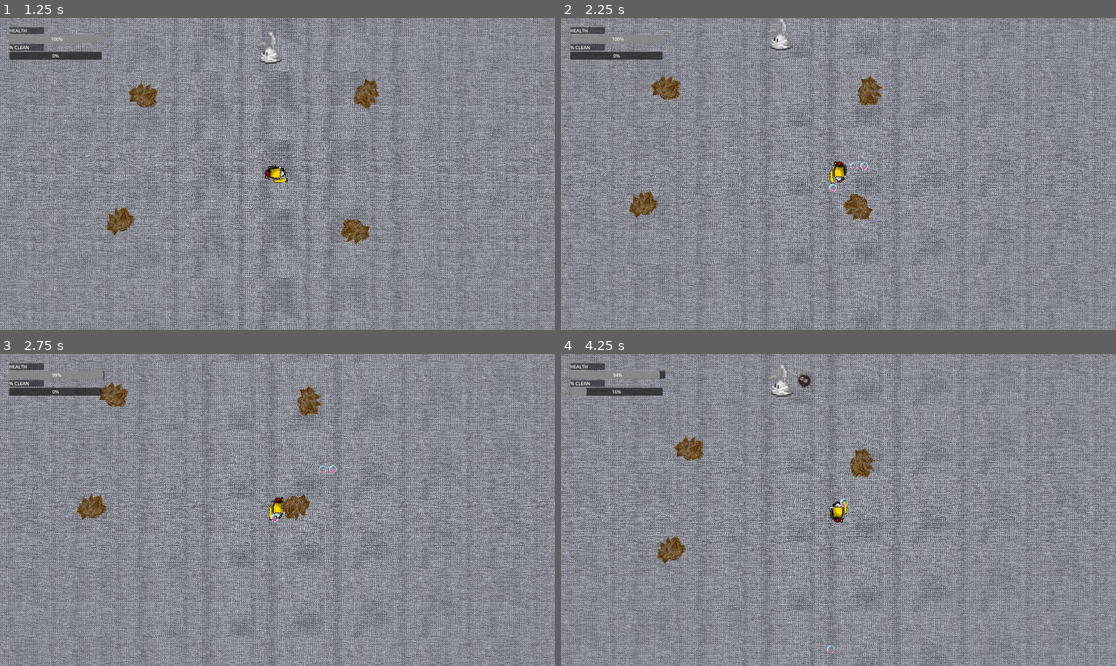
Above: before the commit, frames 1-4 (two rows, left to right).
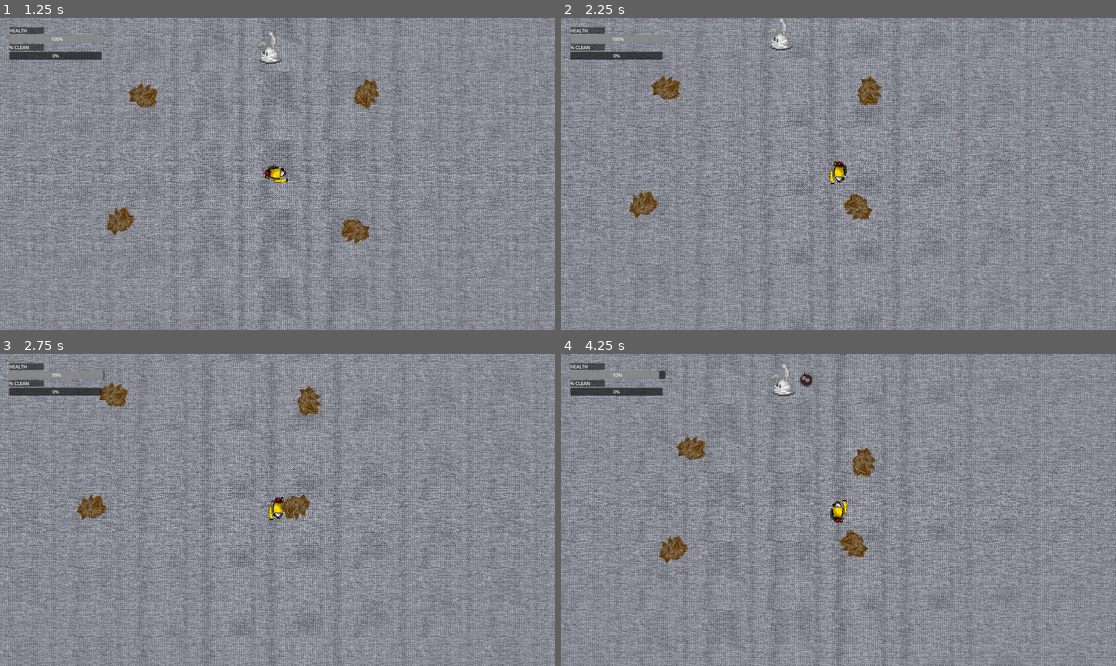
Above: after the commit, the same moments.

Repository: GGJ2025-Guac/GGJ2025
Game: Godot game, scene res://game_start.tscn
The game is run twice, just before and just after one commit, with the same random seed, the same clock (stepped at 60 frames per second) and the same inputs.
Inputs:
- Up to frame 1 (1.25 s): click "Start (A)" at 0.5 s
- Up to frame 2 (2.25 s): hold D (right) 1.28-2.03 s; hold Space (bubble) 1.28-2.03 s; hold S (down) from 2.03 s (still down); tap Space (bubble) at 2.1 s
- Up to frame 3 (2.75 s): keep holding S (down)
- Up to frame 4 (4.25 s): release S (down) at 2.78 s; hold D (right) 2.78-3.53 s; hold Space (bubble) 2.78-3.53 s; hold W (up) from 3.53 s (still down); tap Space (bubble) at 3.6 s

Frame 1 is identical in both runs. In frame 2, less than 0.1% of the frame differs, in the area x 48-56%, y 46-56%; in frame 3, less than 0.1%; in frame 4, 51%, in the area x 0-100%, y 0-100%.
Error after the commit: Parse Error: Function "pop_bubble()" not found in base self. (res://bubble.gd:19)

Commit message:
Revert: Revert: Push

Diff:
--- a/testinggodot/bubble.gd
+++ b/testinggodot/bubble.gd
@@ -1,25 +1,19 @@
-extends Area2D
+extends CharacterBody2D
 
 class_name Bubble
 
-signal play_pop()
+var pos: Vector2
+var rot: float
+var direction: float
+var speed: float = 400
 
-var velocity: Vector2 = Vector2.ZERO
+func _ready() -> void:
+	global_position = pos
+	global_rotation = rot
 
-# Called when the node enters the scene tree for the first time.
-func _ready() -> void:
-	pass # Replace with function body.
-
-
-# Called every frame. 'delta' is the elapsed time since the previous frame.
-func _process(delta: float) -> void:
-	pass
-
-func _physics_process(delta: float):
-	position += velocity * delta
-
-func set_velocity(new_velocity: Vector2):
-	velocity = new_velocity
+func _physics_process(delta: float) -> void:
+	velocity = Vector2(speed, 0).rotated(direction)
+	move_and_slide()
 
 func _on_pop_timer_timeout() -> void:
 	pop_bubble()
@@ -33,8 +27,4 @@
 func node_entered(node):
 	if node.has_method("bubble_process"):
 		node.bubble_process()
-		pop_bubble()
-
-func pop_bubble():
-	emit_signal("play_pop")
-	queue_free()
+		queue_free()
--- a/testinggodot/bubble.tscn
+++ b/testinggodot/bubble.tscn
@@ -6,7 +6,7 @@
 [sub_resource type="CircleShape2D" id="CircleShape2D_4mw8g"]
 radius = 24.0
 
-[node name="Bubble" type="Area2D"]
+[node name="Bubble" type="CharacterBody2D"]
 script = ExtResource("1_kvci8")
 
 [node name="Sprite2D" type="Sprite2D" parent="."]
@@ -21,6 +21,4 @@
 one_shot = true
 autostart = true
 
-[connection signal="area_entered" from="." to="." method="_on_area_entered"]
-[connection signal="body_entered" from="." to="." method="_on_body_entered"]
 [connection signal="timeout" from="PopTimer" to="." method="_on_pop_timer_timeout"]
--- a/testinggodot/cleaner.gd
+++ b/testinggodot/cleaner.gd
@@ -13,15 +13,25 @@
 signal cleaner_health_change(health)
 
 var speed: float = 500.0
+var health: float = 100.0
+var is_dead: bool = false
+var rapid_fire: bool = false
+var bubble_path = preload("res://bubble.tscn")
 
-var health: float = 100.0
-
-var is_dead: bool = false
+var timer = null
+var bullet_delay = 0.5
+var can_shoot = true
 
 # Called when the node enters the scene tree for the first time.
 func _ready():
-	pass # Replace with function body.
+	timer = Timer.new()
+	add_child(timer)
+	timer.set_one_shot(true)
+	timer.set_wait_time(bullet_delay)
+	timer.connect("timeout", Callable(self, "_on_timeout_complete"))
 
+func _on_timeout_complete():
+	can_shoot = true
 
 # Called every frame. 'delta' is the elapsed time since the previous frame.
 func _process(delta: float):
@@ -56,23 +66,17 @@
 		shoot()
 
 func _input(event: InputEvent) -> void:
-	if Input.is_action_pressed("bubble"):
+	if Input.is_action_pressed("bubble") && can_shoot:
 		shoot()
 
 func shoot():
-	create_bubble()
-
-func create_bubble():
-	if Bubble:
-		var bubble_inst = Bubble.instantiate()
-
-		var direction = velocity.normalized()
-		if direction == Vector2.ZERO:
-			direction = Vector2.RIGHT
-
-		emit_signal("cleaner_shot_bubble", bubble_inst, gun_tip.global_position, direction)
-	else:
-		print("Bubble scene not assigned")
+	var bubble = bubble_path.instantiate()
+	bubble.direction = rotation
+	bubble.pos = global_position
+	bubble.rot = global_rotation
+	get_parent().add_child(bubble)
+	can_shoot = false
+	timer.start()
 
 func take_damage(amount: float):
 	health = max(health - amount, 0.0)
